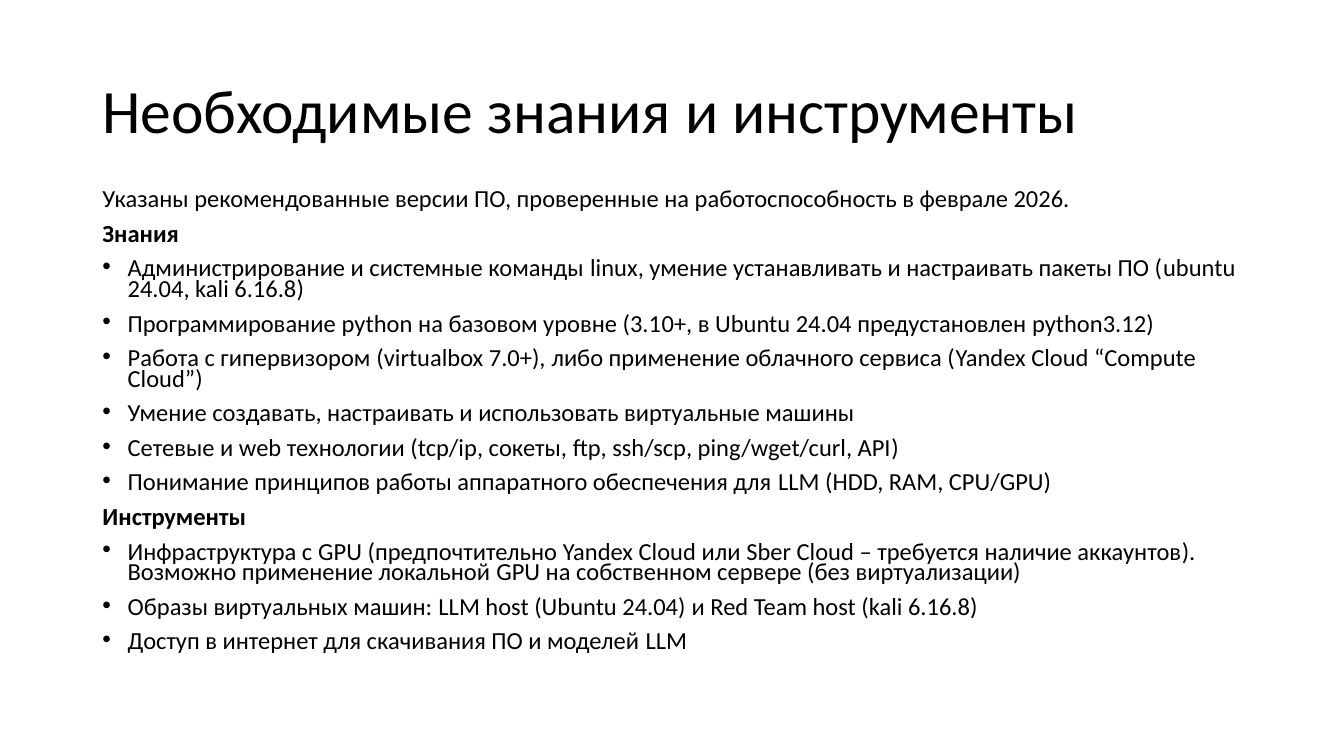
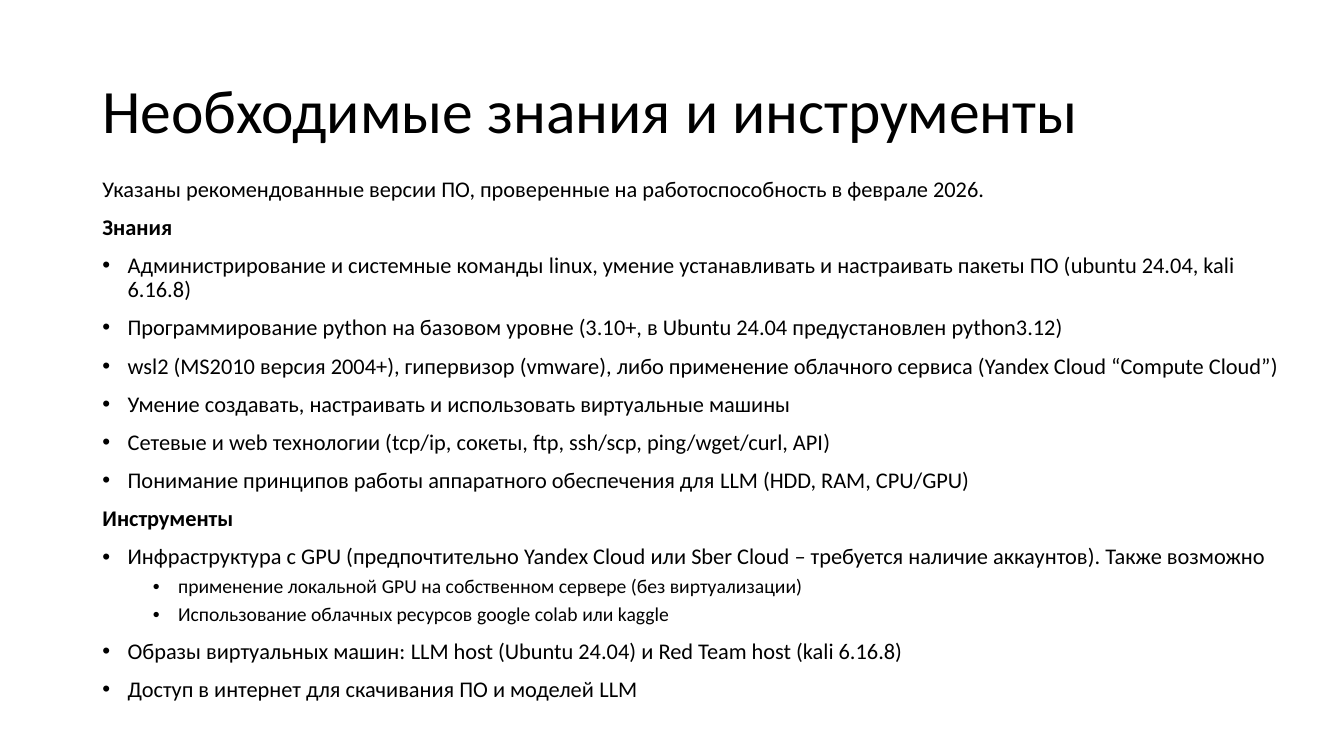
Before and after one commit to yurichernyshov/Safety-GenAI-course, a slide deck: slide 3 of Labs/1/Настройка инфраструктуры.pptx. Drawn at 1344x756 pixels with LibreOffice and Linux fonts; fonts in the diff are those of the drawing; background and template pictures are left out. Boxes give left, top, right and bottom in pixels: in the first picture for what was removed or moved away, otherwise in the second. Text is boxed around its words. In the diff, an @@ line names an element or a change of style, - is before the commit and + after.

```diff
--- a/Labs/1/Настройка инфраструктуры.pptx
+++ b/Labs/1/Настройка инфраструктуры.pptx
@@ text "Указаны рекомендованные версии ПО, проверенные ..." moved from (x1=102, y1=190, x2=1236, y2=653) to (x1=102, y1=181, x2=1278, y2=701) @@
@@ text at (x1=102, y1=181, x2=1234, y2=701): size 17.5 to 16 pt in "Указаны рекомендованные версии ПО, проверенные на работоспос ...", "Знания", "Администрирование и системные команды linux, умение устанавл ...", "Программирование python на базовом уровне (3.10+, в ..." and 6 more places; line spacing 0.7 to 0.9 @@
@@ text at (x1=128, y1=358, x2=1278, y2=378): text changed; size 17.5 to 16 pt @@
-• Работа с гипервизором (virtualbox 7.0+), либо применение облачного сервиса (Yandex Cloud “Compute Cloud”)
+• wsl2 (MS2010 версия 2004+), гипервизор (vmware), либо применение облачного сервиса (Yandex Cloud “Compute Cloud”)
@@ text at (x1=128, y1=548, x2=1265, y2=625): text changed; size 17.5 to 14 pt @@
-• Инфраструктура с GPU (предпочтительно Yandex Cloud или Sber Cloud – требуется наличие аккаунтов). Возможно применение локальной GPU на собственном сервере (без виртуализации)
+• Инфраструктура с GPU (предпочтительно Yandex Cloud или Sber Cloud – требуется наличие аккаунтов). Также возможно
+  • применение локальной GPU на собственном сервере (без виртуализации)
+  • Использование облачных ресурсов google colab или kaggle
```
Also in this commit, not shown: 7 other slides changed, 1 slide removed.
